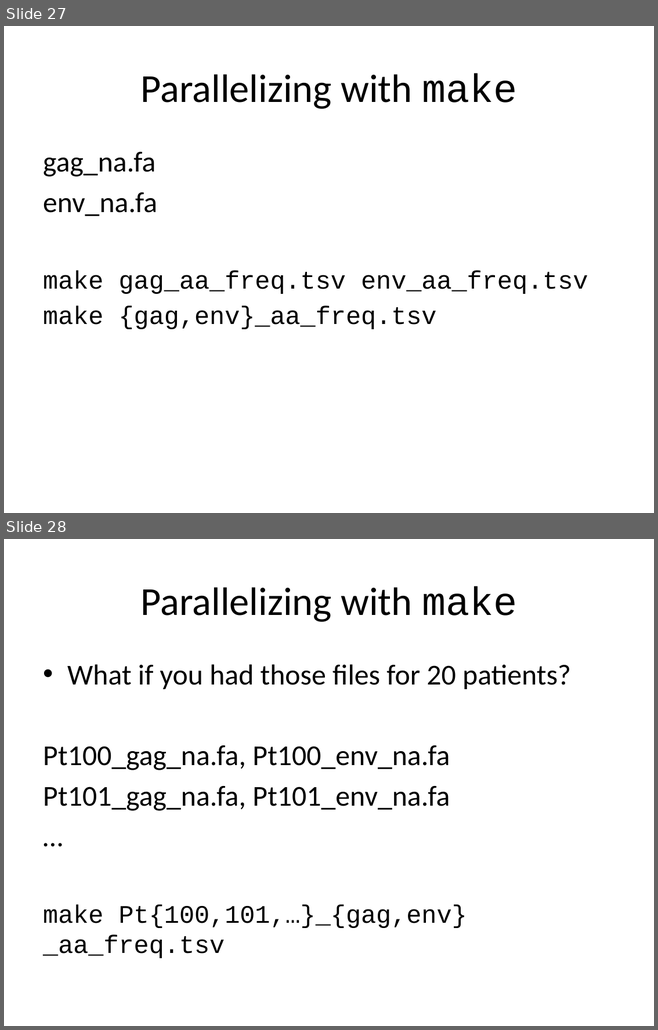
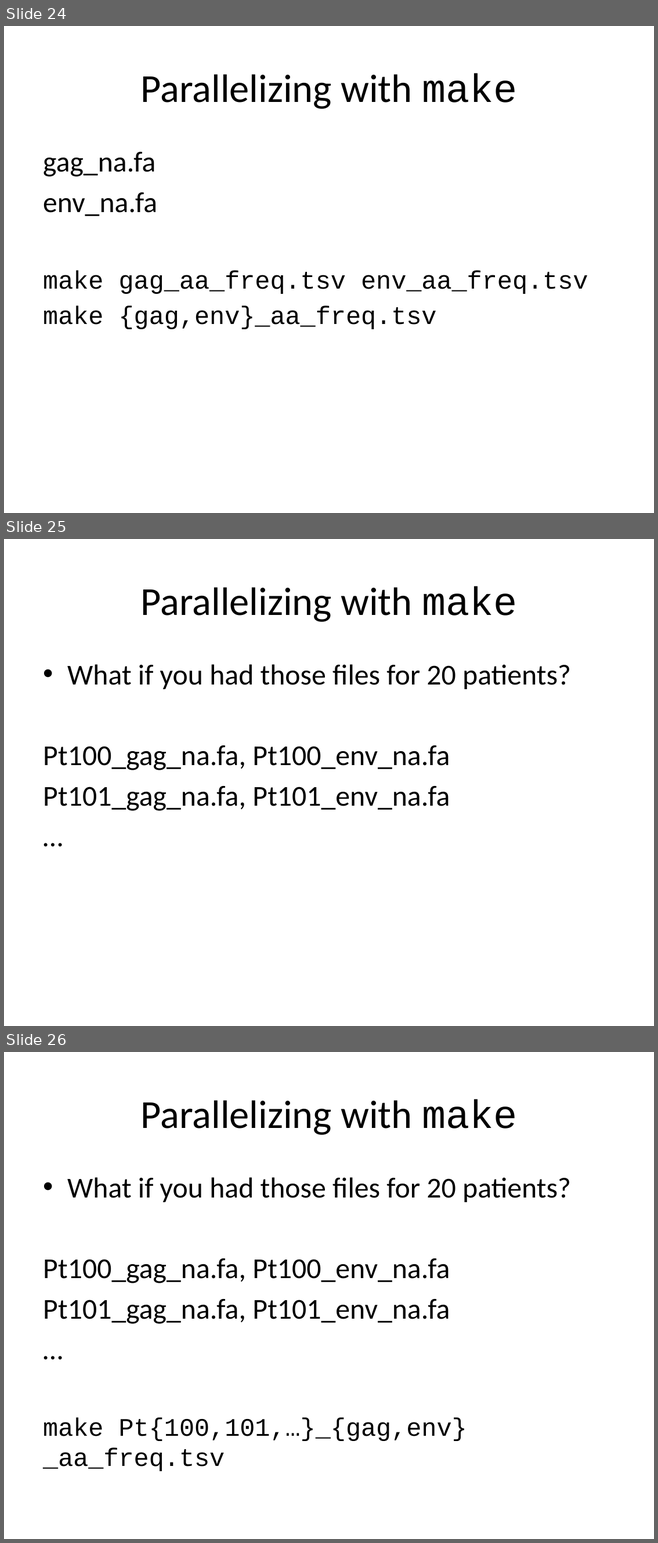
Before and after one commit to tsibley/Workflows-and-Parallel-Processing, a slide deck: CBG-2014-05-21.pptx. Shown one above the other, each under a label of ours: slides 27 and 28 before the commit, slides 24, 25 and 26 after it. The pictures are 658x1030 and 658x1543 pixels, drawn with LibreOffice and Linux fonts; fonts in the diff are those of the drawing. Boxes give left, top, right and bottom in pixels: in the first picture for what was removed or moved away, otherwise in the second. Text is boxed around its words. In the diff, an @@ line names an element or a change of style, - is before the commit and + after.

```diff
--- a/CBG-2014-05-21.pptx
+++ b/CBG-2014-05-21.pptx
@@ slide 25 added at [4,539,654,1026], background #FFFFFF @@
@@ title added at [140,586,517,622], 44 pt, text #000000 @@
+Parallelizing with make
@@ text added at [43,664,571,811], 32 pt, text #000000 @@
+• What if you had those files for 20 patients?
+Pt100_gag_na.fa, Pt100_env_na.fa
+Pt101_gag_na.fa, Pt101_env_na.fa
+…
@@ what was slide 27 is now slide 24 @@
@@ what was slide 28 is now slide 26 @@
```
Also in this commit, not shown: 3 slides changed, 3 other slides added, 1 slide removed.
